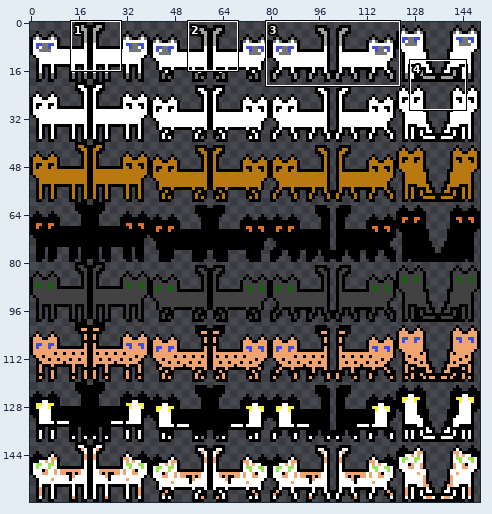
Edited in one commit: sprite sheet (data/cats.png). Above: a wide view before the commit, with the close-up outlined.
Close-up. The starting point:
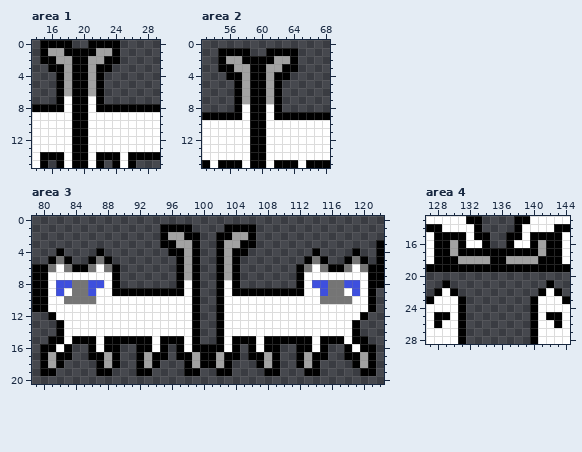
The file is 150x160 pixels. Shown: area 1: x 14..29, y 0..15; area 2: x 53..68, y 0..15; area 3: x 79..122, y 0..20; area 4: x 127..144, y 13..28.
The same view after the edit:
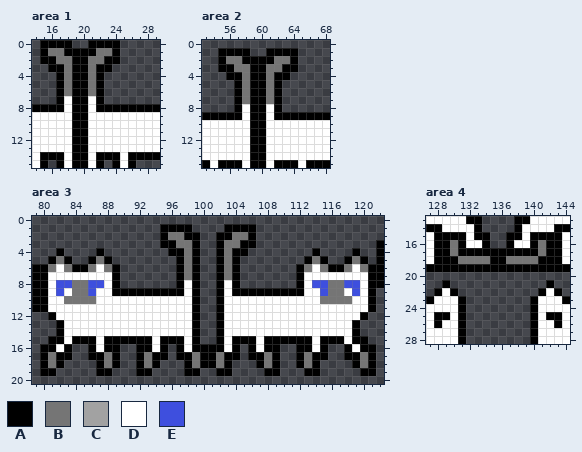
Palette (. is transparent): A #000000  B #757575  C #a2a2a2  D #ffffff  E #3e4fde
What changed:
--- area 1
@@ x 14..29 @@
  0 .AAAA..AAAA.....
- 1 .ACCAAAACCA.....
- 2 .AACCAACCAA.....
- 3 ..AACAACAA......
- 4 ...ACAACA.......
- 5 ...ACAACA.......
- 6 ...ACAACA.......
+ 1 .ABBAAAABBA.....
+ 2 .AABBAABBAA.....
+ 3 ..AABAABAA......
+ 4 ...ABAABA.......
+ 5 ...ABAABA.......
+ 6 ...ABAABA.......
  7 ...ADAADA.......
--- area 2
@@ x 53..68 @@
  1 ..AAAA..AAAA....
- 2 ..ACCAAAACCA....
- 3 ..AACCAACCAA....
- 4 ...AACAACAA.....
- 5 ....ACAACA......
- 6 ....ACAACA......
- 7 ....ACAACA......
+ 2 ..ABBAAAABBA....
+ 3 ..AABBAABBAA....
+ 4 ...AABAABAA.....
+ 5 ....ABAABA......
+ 6 ....ABAABA......
+ 7 ....ABAABA......
  8 ....ADAADA......
--- area 3
@@ x 94..107 @@
  1 .AAAA....AAAA.
- 2 .ACCAA..AACCA.
- 3 .AACCA..ACCAA.
- 4 ..AACA..ACAA..
- 5 ...ACA..ACA...
- 6 ...ACA..ACA...
- 7 ...ACA..ACA...
+ 2 .ABBAA..AABBA.
+ 3 .AABBA..ABBAA.
+ 4 ..AABA..ABAA..
+ 5 ...ABA..ABA...
+ 6 ...ABA..ABA...
+ 7 ...ABA..ABA...
  8 ...ADA..ADA...
@@ x 79..122 @@
 16 .AADA..ADAA..AADA.ADAAAADA.ADAA..AADA..ADAA.
-17 .ACAA..AACA..ACAA.AACAACAA.AACA..ACAA..AACA.
-18 .ACA....ACA..ACA...ACAACA...ACA..ACA....ACA.
+17 .ABAA..AABA..ABAA.AABAABAA.AABA..ABAA..AABA.
+18 .ABA....ABA..ABA...ABAABA...ABA..ABA....ABA.
 19 .AA.....AA...AA....AA..AA....AA...AA.....AA.
--- area 4
@@ x 127..144 @@
 15 DAAAADAA..AADAAAAD
-16 DAACADDA..ADDACAAD
-17 DAACAAAAAAAAAACAAD
-18 DAAACCCCAACCCCAAAD
+16 DAABADDA..ADDABAAD
+17 DAABAAAAAAAAAABAAD
+18 DAAABBBBAABBBBAAAD
 19 AAAAAAAAAAAAAAAAAA
